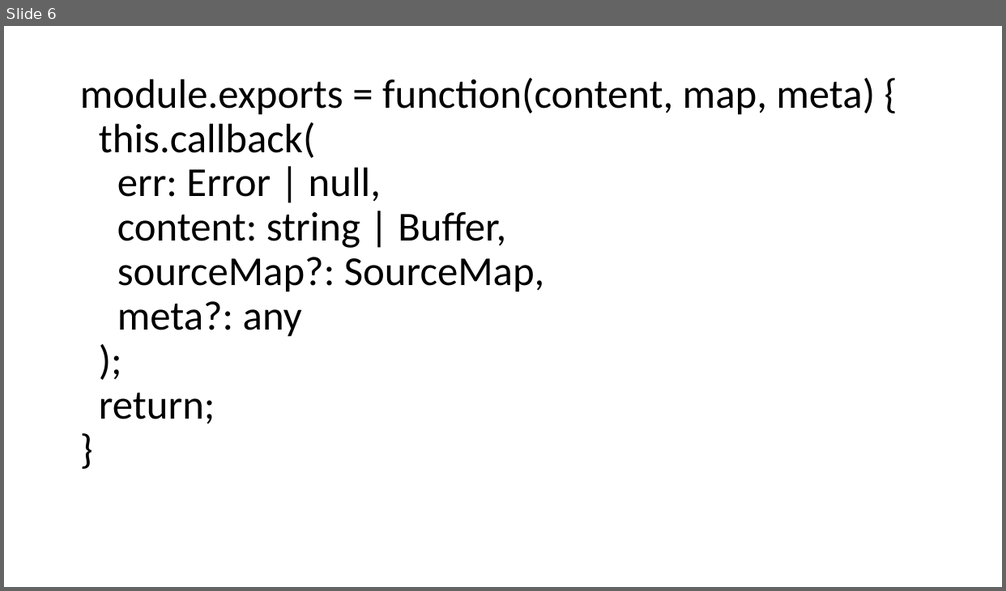
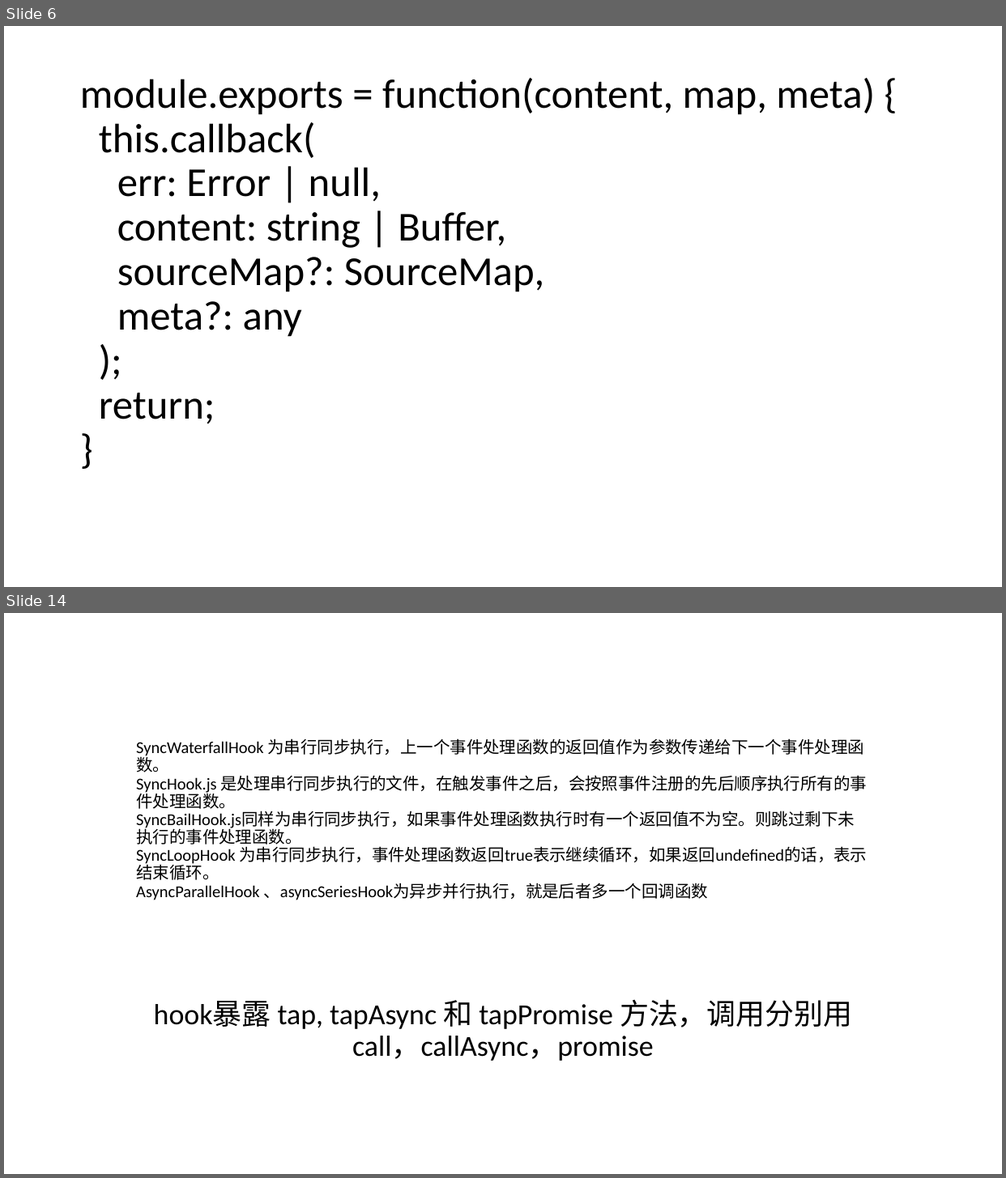
Before and after one commit to tfish-oh/webpack-share, a slide deck: webpack进阶.pptx. Shown one above the other, each under a label of ours: slide 6 before the commit, slides 6 and 14 after it; the slides between them are not shown. The pictures are 1006x591 and 1006x1178 pixels, drawn with LibreOffice and Linux fonts; fonts in the diff are those of the drawing. Boxes give left, top, right and bottom in pixels: in the first picture for what was removed or moved away, otherwise in the second. Text is boxed around its words. In the diff, an @@ line names an element or a change of style, - is before the commit and + after.

```diff
--- a/webpack进阶.pptx
+++ b/webpack进阶.pptx
@@ slide 14 added at box(4, 613, 1002, 1174), background #FFFFFF @@
@@ title added at box(136, 739, 867, 901), 16 pt, text #000000 @@
+SyncWaterfallHook 为串行同步执行，上一个事件处理函数的返回值作为参数传递给下一个事件处理函数。
+SyncHook.js 是处理串行同步执行的文件，在触发事件之后，会按照事件注册的先后顺序执行所有的事件处理函数。
+SyncBailHook.js同样为串行同步执行，如果事件处理函数执行时有一个返回值不为空。则跳过剩下未执行的事件处理函数。
+SyncLoopHook 为串行同步执行，事件处理函数返回true表示继续循环，如果返回undefined的话，表示结束循环。
+AsyncParallelHook 、asyncSeriesHook为异步并行执行，就是后者多一个回调函数
@@ subtitle added at box(154, 999, 852, 1061), 28 pt, text #000000 @@
+hook暴露 tap, tapAsync 和 tapPromise 方法，调用分别用call，callAsync，promise
```
Also in this commit, not shown: 2 slides changed, 9 other slides added, 1 slide removed, 11 other files.
